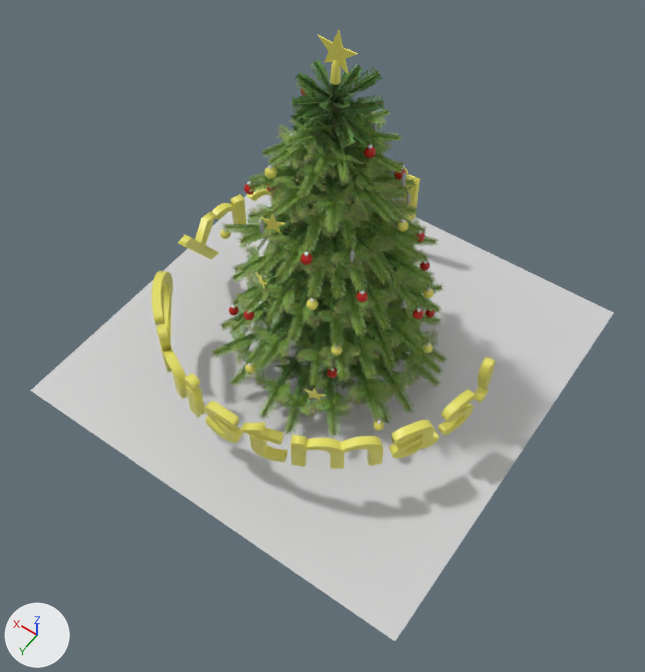
The COLLADA model data/Christmas.dae: old version first, new version second.
Both versions are drawn from a camera (50 mm lens) standing at (-1.71, 2.49, 4.0) and looking at (-0.21, 0.38, 0.68). The lights are fixed; the arrows at lower left show +X, +Y and +Z. Where no turn or scale is listed for an object, it has been applied to the vertices. Vertices at the same position are counted once.

The scene before the commit, as lines of its bpy script (objects in view):
```python
me_mesh = bpy.data.meshes.new('Mesh')
me_mesh.from_pydata(...)  # 4672 vertices, 9288 faces; spans x -2.12..2.11, y -2.12..2.11, z -1.35..-0.42
me_mesh.materials.append(mat_christmas_text)  # yellow #e9e365
me_plane = bpy.data.meshes.new('Plane')
me_plane.from_pydata([(-1.17, -1.17, 0.0), (1.17, -1.17, 0.0), (-1.17, 1.17, 0.0), (1.17, 1.17, 0.0)], [], [(1, 2, 0), (1, 3, 2)])
me_plane.materials.append(mat_white_floor)  # light grey #d1d1d1
me_plane_085 = bpy.data.meshes.new('Plane.085')
me_plane_085.from_pydata(...)  # 7094 vertices, 3862 faces; spans x -0.79..0.52, y -0.82..0.49, z -0.26..1.59
me_plane_085.materials.append(mat_branches)  # picture img_branch_png
ob_floor = bpy.data.objects.new('floor', me_plane)
ob_floor.location = (0.0, 0.0, 0.0)
ob_leaves = bpy.data.objects.new('leaves', me_plane_085)
ob_leaves.location = (0.144, 0.167, 0.272)
ob_text = bpy.data.objects.new('Text', me_mesh)
ob_text.location = (0.0, 0.0, 0.0)
ob_text.rotation_euler = (-3.142, 0.0, 0.0)  # degrees (-180, 0, 0)
ob_text.scale = (0.433, 0.433, 0.433)
# also in view: 'star_001' at (0.0, 0.0, 1.91)
```
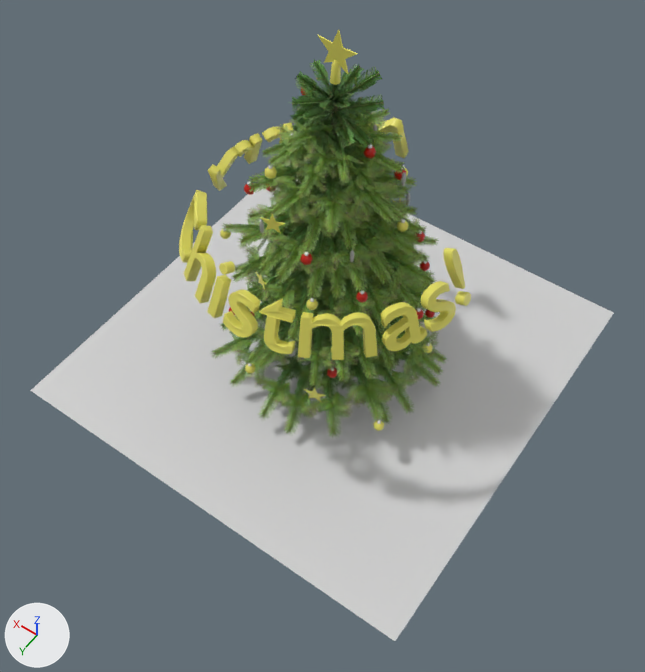
Commit message: Moving up the text

The edits, one by one:
me_mesh is used by ob_text; location (0.0, 0.0, 0.0); rotation (-3.142, 0.0, 0.0), in degrees (-180, 0, 0); scale (0.433, 0.433, 0.433).
me_mesh had 4672 vertices, 9288 faces and spanned x -2.12..2.11, y -2.12..2.11, z -1.35..-0.42.
me_mesh now has 4672 vertices, 9288 faces and spans x -1.7..1.79, y -1.48..1.67, z -1.33..0.39.
me_mesh part 1: the loose piece of 296 vertices spanning x -2.12..-2.0, y -0.06..0.13, z -1.35..-0.85 is multiplied about its middle by the matrix ((0.927, -0.003, -0.376), (-0.145, 0.662, -0.343), (0.347, 0.257, 0.862)), then moved by (0.58, 0.24, 0.5).
me_mesh part 2: the loose piece of 192 vertices spanning x -2.12..-2.0, y -0.06..0.13, z -0.77..-0.64 is multiplied about its middle by the matrix ((0.927, -0.002, -0.376), (-0.144, 0.739, -0.342), (0.347, 0.288, 0.861)), then moved by (0.43, 0.1, 0.45).
me_mesh part 3: the loose piece of 536 vertices spanning x -2.1..-1.9, y -0.68..-0.21, z -1.12..-0.64 is multiplied about its middle by the matrix ((0.918, 0.034, -0.367), (-0.106, 0.683, -0.423), (0.352, 0.363, 0.827)), then moved by (0.48, 0.3, 0.33).
me_mesh part 4: the loose piece of 192 vertices spanning x 0.37..0.56, y -2.07..-1.93, z -1.3..-1.18 is multiplied about its middle by the matrix ((0.705, -0.051, 0.084), (-0.019, 0.709, -0.688), (-0.092, 0.685, 0.721)), then moved by (-0.14, 1.01, -0.01).
me_mesh part 5: the loose piece of 220 vertices spanning x 1.89..2.1, y 0.2..0.71, z -1.12..-0.65 is multiplied about its middle by the matrix ((0.918, 0.04, 0.364), (0.174, 0.712, -0.252), (-0.325, 0.205, 0.893)), then moved by (-0.48, 0.04, 0.59).
me_mesh part 6: the loose piece of 220 vertices spanning x 1.63..1.96, y 0.75..1.24, z -1.12..-0.65 is multiplied about its middle by the matrix ((0.882, 0.082, 0.32), (0.199, 0.782, -0.161), (-0.276, 0.127, 0.929)), then moved by (-0.43, -0.12, 0.75).
me_mesh part 7: 2560 of 4672 vertices moved; they spanned x -1.97..2.11, y -2.12..0.24, z -1.35..-0.42 and now span x -1.58..1.79, y -1.48..0.42, z -1.3..0.05; mean shift (0.08, 0.64, 0.03); largest move (1.11, -1.79, -1.34) -> (0.75, -0.79, -1.3).
me_mesh part 8: 60 of 4672 vertices moved; they spanned x 0.1..1.03, y 1.75..2.11, z -1.34..-0.65 and now span x 0.07..0.83, y 1.38..1.67, z -0.37..0.39; mean shift (-0.15, -0.4, 1.02); largest move (0.1, 2.0, -1.34) -> (0.07, 1.57, -0.3).
Object 'Text' (ob_text) moves from (0.0, 0.0, 0.0) to (0.0, 0.0, 0.789).
Object 'Text' (ob_text) turns from (-180, 0, 0) to (158, 0, 0) degrees about x, y and z.

Boxes [x1, y1, x2, y2] around the edits, measured in the pictures (645 x 672 px; the box of a moved part takes in the faces that stretch with it):
'Text', reshaped, moved, turned: before [152, 175, 495, 469]; after [179, 118, 471, 360]
part 1 of me_mesh, moved or reshaped: before [478, 357, 495, 390]; after [443, 248, 465, 289]
part 2 of me_mesh, moved or reshaped: before [475, 387, 489, 403]; after [455, 291, 471, 306]
part 3 of me_mesh, moved or reshaped: before [438, 389, 475, 436]; after [421, 281, 456, 332]
part 4 of me_mesh, moved or reshaped: before [184, 373, 200, 389]; after [219, 261, 235, 275]
part 5 of me_mesh, moved or reshaped: before [212, 194, 247, 226]; after [234, 133, 262, 164]
part 6 of me_mesh, moved or reshaped: before [246, 187, 280, 204]; after [262, 123, 294, 148]
part 7 of me_mesh, moved or reshaped: before [152, 211, 439, 469]; after [179, 146, 427, 360]
part 8 of me_mesh, moved or reshaped: before [395, 175, 420, 221]; after [367, 118, 409, 158]
